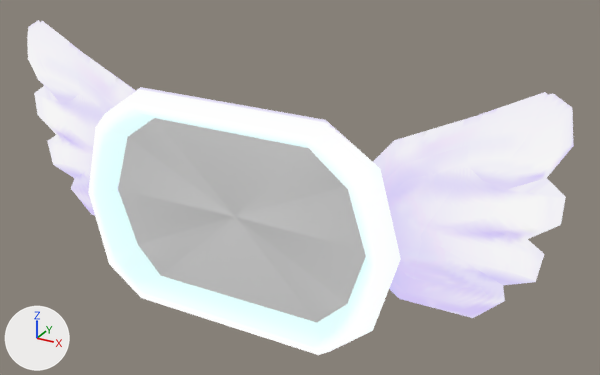
One commit to the glTF model godot/Wings.glb: the scene before it, then after it.
One viewpoint serves both versions: a 50 mm camera at (0.526, -0.846, 0.452) aimed at (0.058, 0.005, 0.027). The lights are fixed; the arrows at lower left show +X, +Y and +Z. The picture after the commit comes second. Vertices at exactly the same position are counted once.

The older version as bpy lines, for what is in view:
```python
mat_screen = principled_material('Screen')
mat_screen.base_color = (0.8, 0.8, 0.8)  # white #e7e7e7
me_wingout = bpy.data.meshes.new('wingout')
me_wingout.from_pydata(...)  # 253 vertices, 478 faces; spans x -0.385..0.385, y -0.095..0.039, z -0.151..0.198
# faces by material slot: [468, 10]
me_wingout.materials.append(mat_wings)
me_wingout.materials.append(mat_screen)  # white #e7e7e7
ob_wingout = bpy.data.objects.new('wingout', me_wingout)
ob_wingout.location = (0.0, 0.0, 0.0)
```
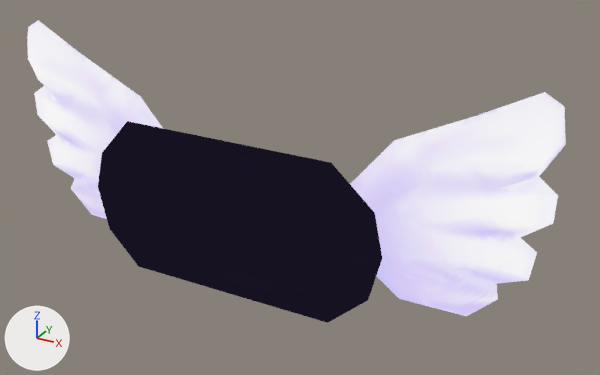
Where the change shows, as pixel boxes (x1, y1, x2, y2) in the pictures (600 x 375 px):
'wingout', surface changed, reshaped (10% shorter)
    before: (27, 20, 574, 355)
    after: (27, 20, 566, 323)
part 1 of me_wingout, rebuilt (9% narrower, 25% shorter)
    before: (88, 87, 401, 355)
    after: (98, 121, 382, 323)
part 2 of me_wingout, deleted
    before: (384, 93, 574, 318)
part 3 of me_wingout, deleted
    before: (37, 21, 136, 206)

The change, as a list of edits to the scene's bpy script:
```text
Add img_untitled:
    img_untitled = load_image('Untitled', '_unpacked/Untitled', 1024, 1024, 'sRGB')
Change mat_screen:
    remove # nodes: BsdfPrincipled, OutputMaterial
    nodes: BsdfTransparent, Emission, LightPath, MixShader, OutputMaterial, TexImage
    uses the picture img_untitled
Change me_wingout:
    used by ob_wingout; location = (0.0, 0.0, 0.0)
    remove me_wingout.from_pydata(...)  # 253 vertices, 478 faces; spans x -0.385..0.385, y -0.095..0.039, z -0.151..0.198
    add me_wingout.from_pydata(...)  # 116 vertices, 212 faces; spans x -0.385..0.377, y -0.074..0.039, z -0.105..0.198
    me_wingout part 1: the loose piece of 41 vertices spanning x -0.223..0.225, y -0.095..-0.06, z -0.151..0.151 is rebuilt with 10 vertices and now spans x -0.213..0.206, y -0.074..-0.071, z -0.105..0.105, in mat_screen
    me_wingout part 2: the loose piece of 53 vertices spanning x 0.137..0.385, y -0.033..0.039, z -0.091..0.198 is deleted
    me_wingout part 3: the loose piece of 53 vertices spanning x -0.377..-0.129, y -0.033..0.039, z -0.091..0.198 is deleted
```
